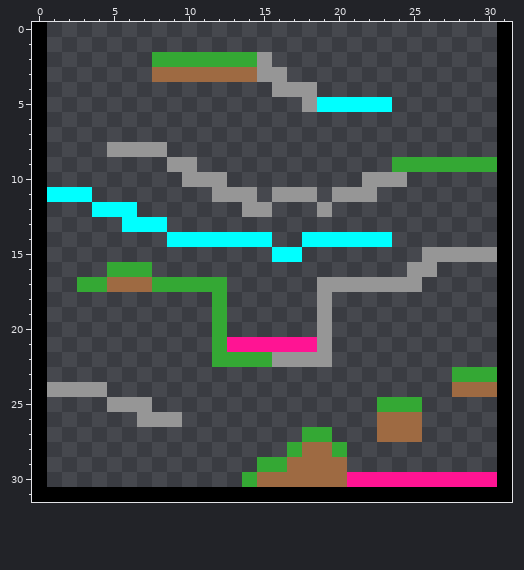
One commit to this pixel-art sprite: Platformer Project/Checkpoints/Checkpoint1/mapTEST.png. Above is the file before it was changed.
The file is 32x32 pixels.
The result:
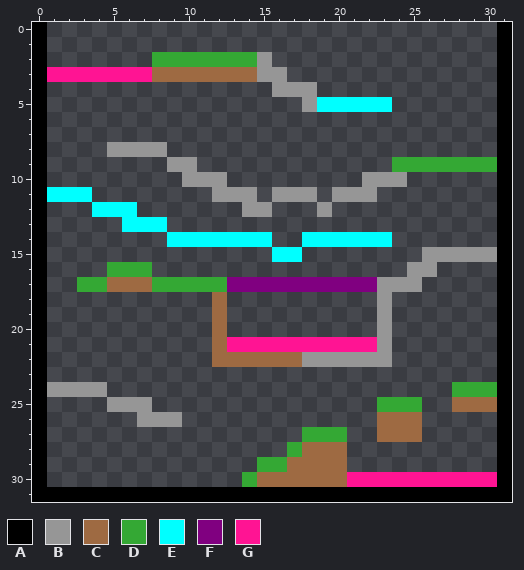
Palette (. is transparent): A #000000  B #969696  C #9e6a42  D #34a834  E #00ffff  F #800080  G #ff1493
From old to new:
Colour B now appears in rows 18 to 21 at x 23; in row 22 at x 20 to 23.
Colour C now appears in row 25 at x 28 to 30.
The author changed colour B to colour C in row 22 at x 16 to 17.
The author changed colour D to colour C in rows 18 to 21 at x 12; in row 22 at x 12 to 15; in row 28 at x 20.
Colour D now appears in row 27 at x 20.
The author changed colour C to colour D in row 24 at x 28 to 30.
Colour F now appears in row 17 at x 13 to 18.
The author changed colour B to colour F in row 17 at x 19 to 22.
Colour G now appears in row 3 at x 1 to 7; in row 21 at x 20 to 22.
The author changed colour B to colour G in row 21 at x 19.
The edit erases colour B in rows 18 to 20 at x 19.
The edit erases colour D in row 23 at x 28 to 30.
Pixel boxes of the changes (left, top, right, bottom) in both pictures:
added: (47, 67, 152, 82)
changed: (212, 277, 392, 367)
changed: (452, 367, 497, 412)
changed: (332, 427, 347, 457)
